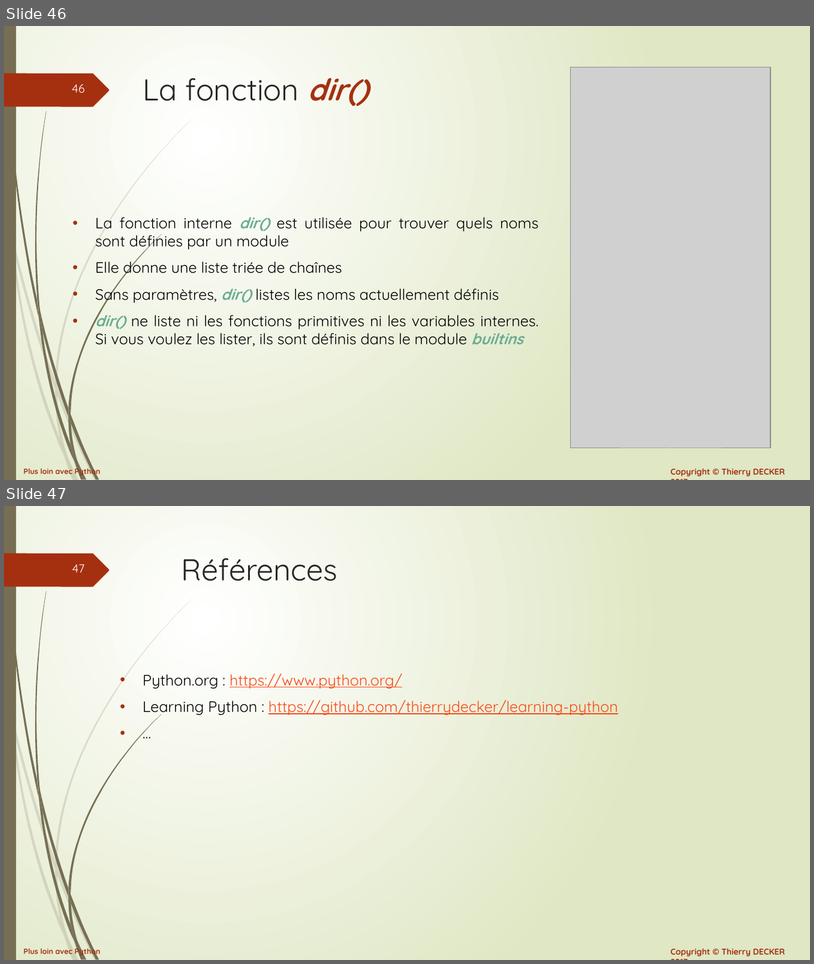
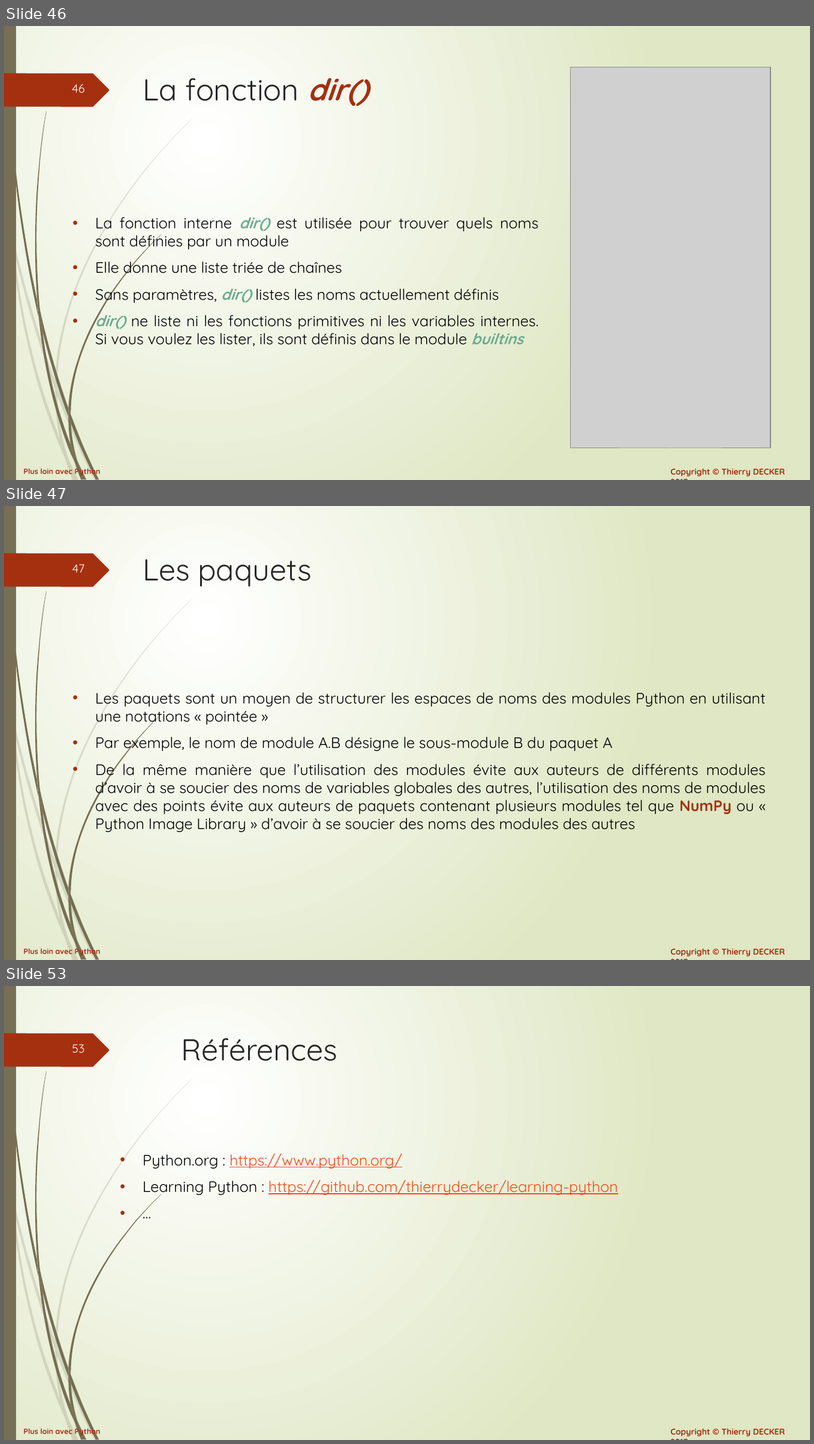
Before and after one commit to VikmanTheRacoon/learning-python, a slide deck: documentations/python-102.pptx. Shown one above the other, each under a label of ours: slides 46 and 47 before the commit, slides 46, 47 and 53 after it; the slides between them are not shown. The pictures are 814x964 and 814x1444 pixels, drawn with LibreOffice and Linux fonts; fonts in the diff are those of the drawing; grey boxes stand for pictures. Boxes give left, top, right and bottom in pixels: in the first picture for what was removed or moved away, otherwise in the second. Text is boxed around its words. In the diff, an @@ line names an element or a change of style, - is before the commit and + after.

```diff
--- a/documentations/python-102.pptx
+++ b/documentations/python-102.pptx
@@ slide 47 added at (4, 506, 810, 960), background gradient #FFFFFF to #DFE8C4; not listed: 27 template elements that a slide beside it also shows @@
@@ title added at (143, 559, 312, 586), 36 pt, text #262626 @@
+Les paquets
@@ text added at (95, 692, 766, 832), 18 pt, text #000000 @@
+• Les paquets sont un moyen de structurer les espaces de noms des modules Python en utilisant une notations « pointée »
+• Par exemple, le nom de module A.B désigne le sous-module B du paquet A
+• De la même manière que l’utilisation des modules évite aux auteurs de différents modules d’avoir à se soucier des noms de variables globales des autres, l’utilisation des noms de modules avec des points évite aux auteurs de paquets contenant plusieurs modules tel que NumPy ou « Python Image Library » d’avoir à se soucier des noms des modules des autres
@@ what was slide 47 is now slide 53 @@
@@ page number at (72, 1044, 85, 1053): text changed @@
-47
+53
```
Also in this commit, not shown: 5 other slides added, 1 other file.
